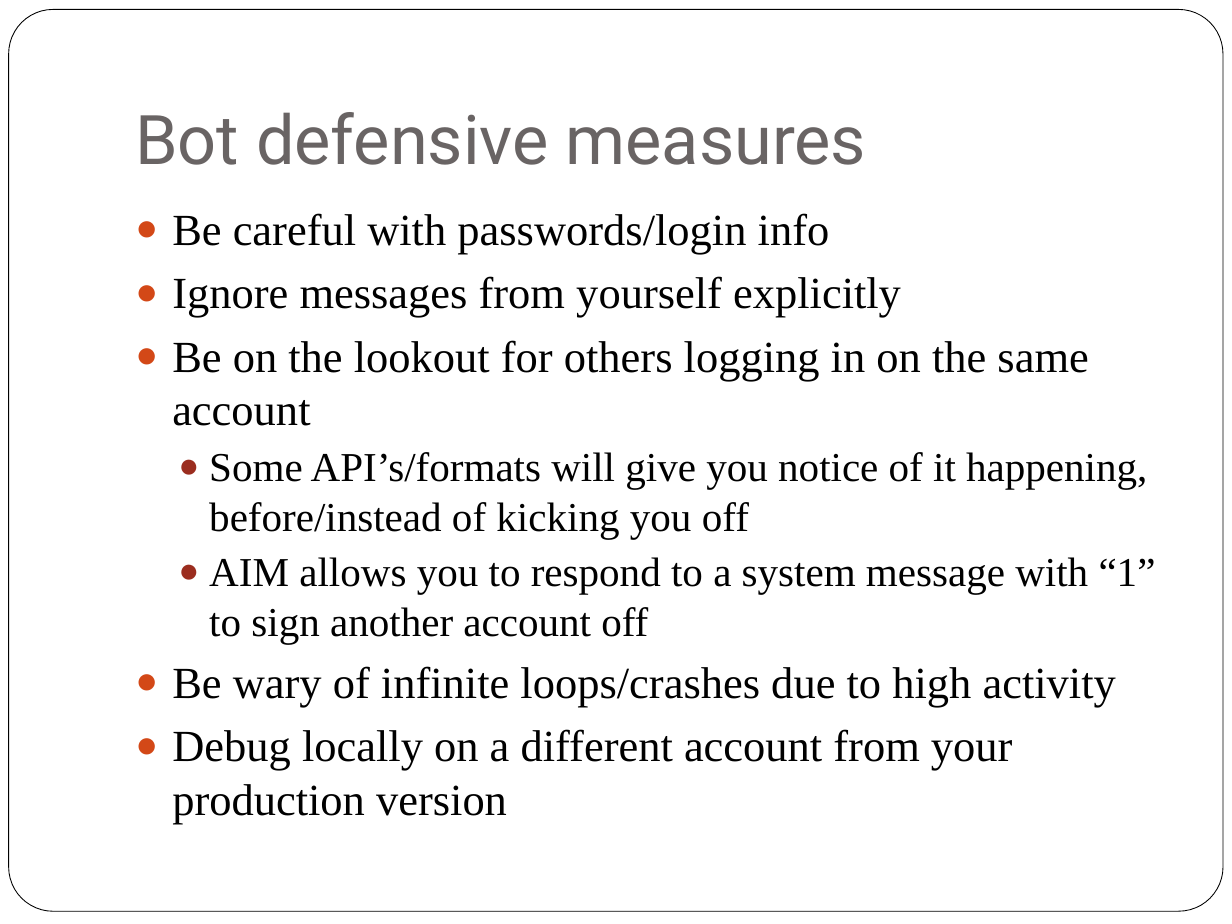
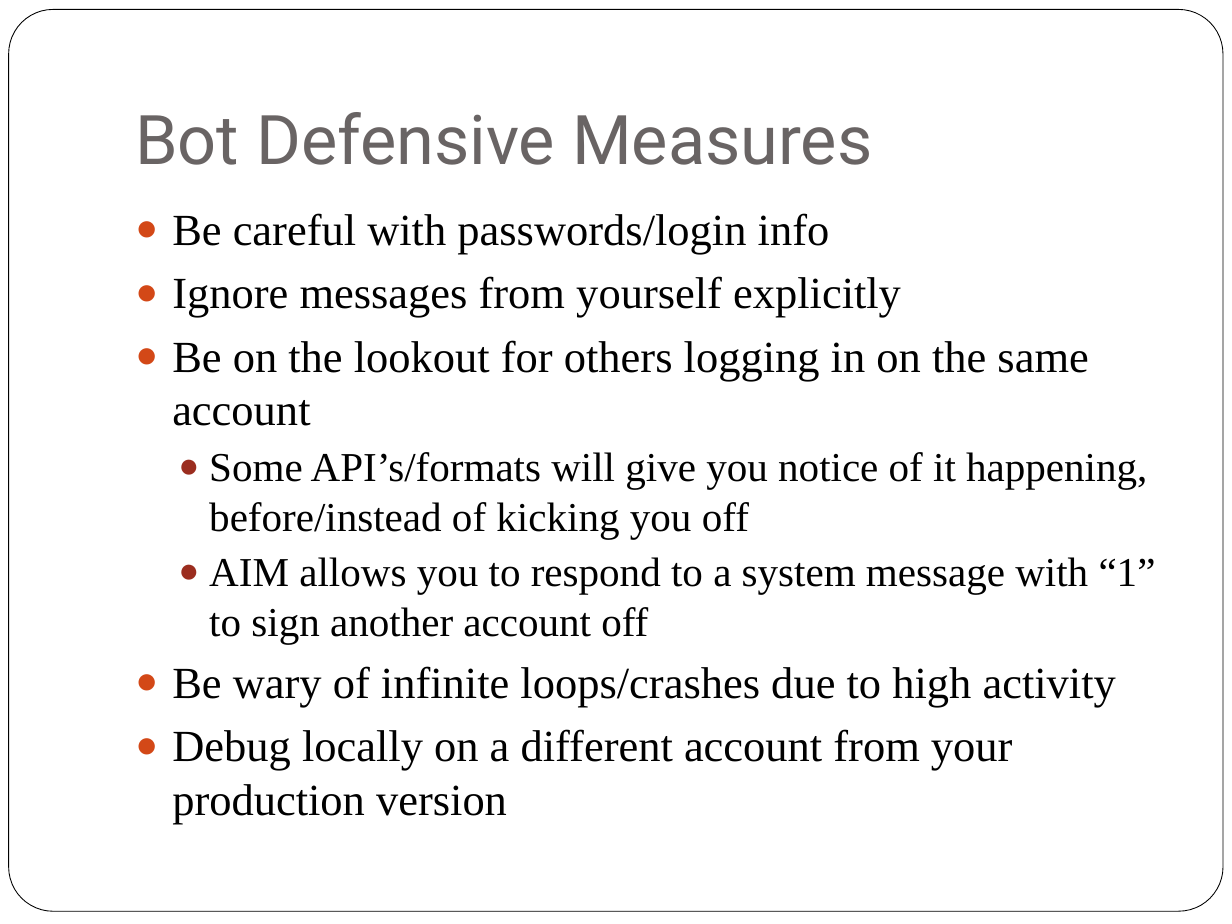
Before and after one commit to ZECTBynmo/SnackBot, a slide deck: slide 22 of SnackBot.pptx (slide 23 before the commit). Drawn at 1232x924 pixels with LibreOffice and Linux fonts; fonts in the diff are those of the drawing. Boxes give left, top, right and bottom in pixels: in the first picture for what was removed or moved away, otherwise in the second. Text is boxed around its words. In the diff, an @@ line names an element or a change of style, - is before the commit and + after.

```diff
--- a/SnackBot.pptx
+++ b/SnackBot.pptx
@@ title at [135,112,872,165]: text changed @@
-Bot defensive measures
+Bot Defensive Measures
```
Also in this commit, not shown: 6 other slides changed, 3 slides added, 2 slides removed.
